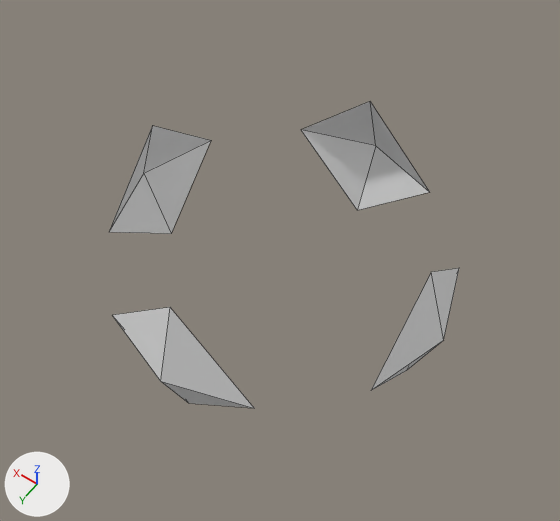
An edit to the OBJ model src/main/resources/assets/residenciasaldeoes/models/block/emerald_sides.obj, drawn before and after from the same camera.
Both versions are drawn from a 50 mm lens placed at (-0.18, 0.456, 1.958), pointed at (0.49, -0.482, 0.484). Every picture has the same lights, and +X, +Y and +Z are marked at lower left. The older version comes first. Mesh edges are drawn as thin lines. Materials are left out; every surface is plain grey. Where no turn or scale is listed for an object, it has been applied to the vertices.

In view in the first picture: 'residential_anchor_side_crystals'.
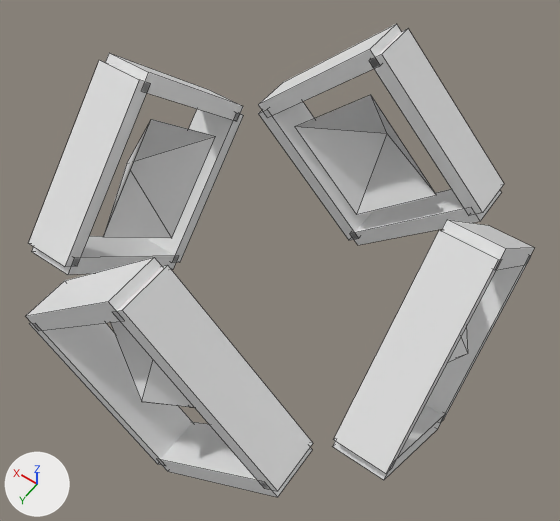
Diff of the bpy script that builds the scene:
```diff
--- a/src/main/resources/assets/residenciasaldeoes/models/block/emerald_sides.obj.py
+++ b/src/main/resources/assets/residenciasaldeoes/models/block/emerald_sides.obj.py
@@ me_residential_anchor_side_crystals @@
 # used by ob_residential_anchor_side_crystals; location = (0.0, 0.0, 0.0)
-me_residential_anchor_side_crystals.from_pydata(...)  # 20 vertices, 16 faces; spans x 0.06..0.94, y -0.94..-0.06, z 0.3..0.7
+me_residential_anchor_side_crystals.from_pydata(...)  # 148 vertices, 112 faces; spans x 0.0..1.0, y -1.0..0.0, z 0.154..0.846
+# me_residential_anchor_side_crystals part 1: the loose piece of 5 vertices spanning x 0.3..0.7, y -0.125..-0.06, z 0.3..0.7 is scaled about its middle by (1.1, 1.92, 1.1), then moved by (0.0, 0.03, 0.0)
+# me_residential_anchor_side_crystals part 2: the loose piece of 5 vertices spanning x 0.3..0.7, y -0.94..-0.875, z 0.3..0.7 is scaled about its middle by (1.1, 1.92, 1.1), then moved by (0.0, -0.03, 0.0)
+# me_residential_anchor_side_crystals part 3: the loose piece of 5 vertices spanning x 0.06..0.125, y -0.7..-0.3, z 0.3..0.7 is scaled about its middle by (1.92, 1.1, -1.1), then moved by (-0.03, 0.0, 0.0)
+# me_residential_anchor_side_crystals part 4: the loose piece of 5 vertices spanning x 0.875..0.94, y -0.7..-0.3, z 0.3..0.7 is scaled about its middle by (1.92, -1.1, -1.1), then moved by (0.03, 0.0, 0.0)
+# me_residential_anchor_side_crystals part 5
+# 64 vertices are added at x 0.004..0.875, y -0.996..-0.125, z 0.154..0.846
+# 32 new vertices lie (0.121, 0.0, 0.0) away from vertices in x 0.004..0.875, y -0.846..-0.154, z 0.154..0.846
+# 32 new vertices lie (0.0, 0.121, 0.0) away from vertices in x 0.154..0.846, y -0.996..-0.125, z 0.154..0.846
+# 96 new faces join them
```

What differs and where, as boxes [x1, y1, x2, y2] in the pictures (560 x 521 px; the box of a moved part takes in the faces that stretch with it):
'residential_anchor_side_crystals', reshaped (45% wider, 54% taller): before [109, 101, 459, 408]; after [26, 24, 534, 497]
part 1 of me_residential_anchor_side_crystals, moved or reshaped: before [113, 307, 254, 408]; after [110, 321, 194, 407]
part 2 of me_residential_anchor_side_crystals, moved or reshaped: before [301, 101, 429, 210]; after [295, 95, 437, 215]
part 3 of me_residential_anchor_side_crystals, moved or reshaped: before [371, 268, 459, 390]; after [448, 327, 468, 362]
part 4 of me_residential_anchor_side_crystals, moved or reshaped: before [109, 126, 211, 234]; after [103, 119, 215, 238]
part 5 of me_residential_anchor_side_crystals, added: after [26, 24, 534, 497]
